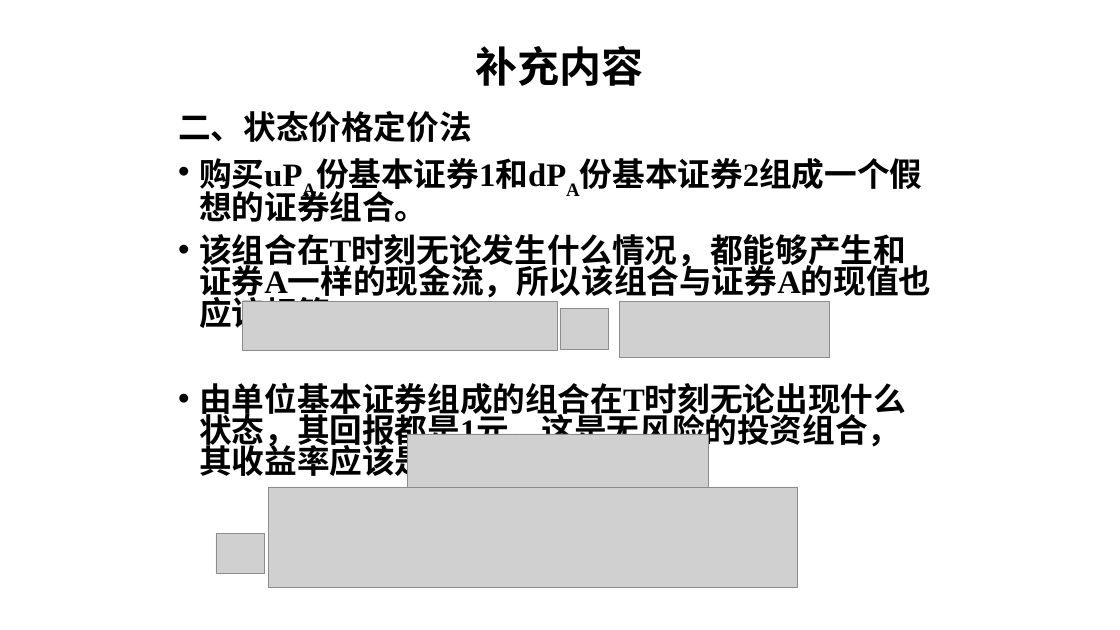
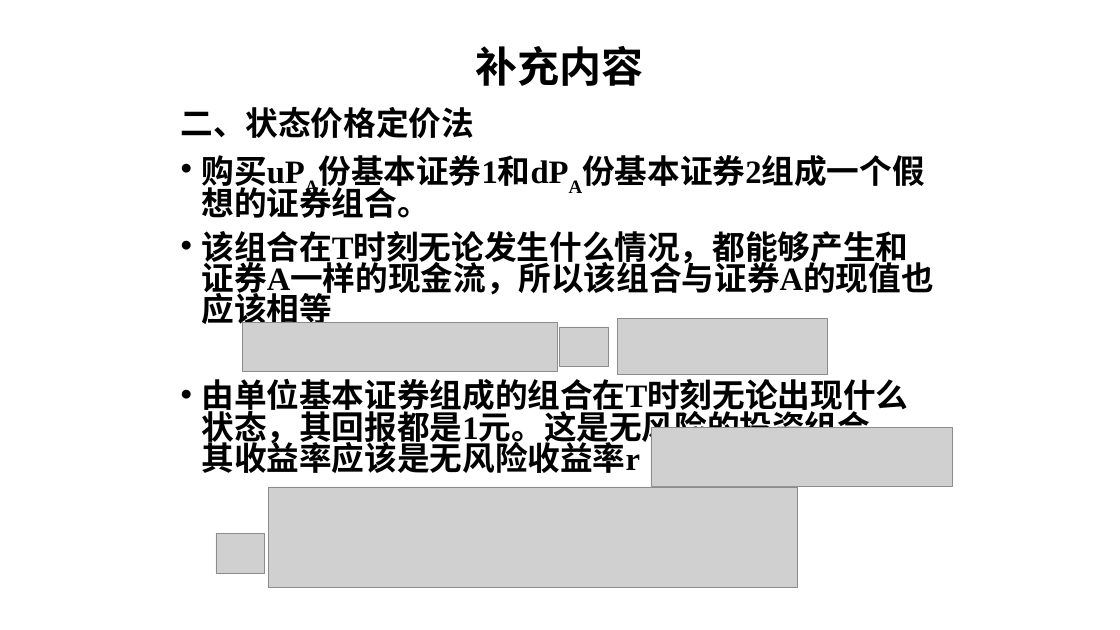
Before and after one commit to yunfengxs/my-Papers, a slide deck: slide 115 of 金工/金工一二三180(124-154不考).pptx. Drawn at 1120x630 pixels with LibreOffice and Linux fonts; fonts in the diff are those of the drawing; grey boxes stand for pictures. Boxes give left, top, right and bottom in pixels: in the first picture for what was removed or moved away, otherwise in the second. Text is boxed around its words. In the diff, an @@ line names an element or a change of style, - is before the commit and + after.

```diff
--- a/金工/金工一二三180(124-154不考).pptx
+++ b/金工/金工一二三180(124-154不考).pptx
@@ text "二、状态价格定价法" rewrapped from [178,111,931,482] to [181,107,934,473] @@
@@ picture: place and size @@
-picture at [243,302,558,350]
+picture at [242,323,557,371]
@@ picture: place and size @@
-picture at [560,308,609,349]
+picture at [560,327,608,366]
@@ picture: place and size @@
-picture at [620,302,830,357]
+picture at [618,319,828,375]
@@ picture removed at [408,434,709,494] @@
@@ picture added at [651,428,952,487] @@
```
Also in this commit, not shown: 8 other slides changed, 7 other files.
